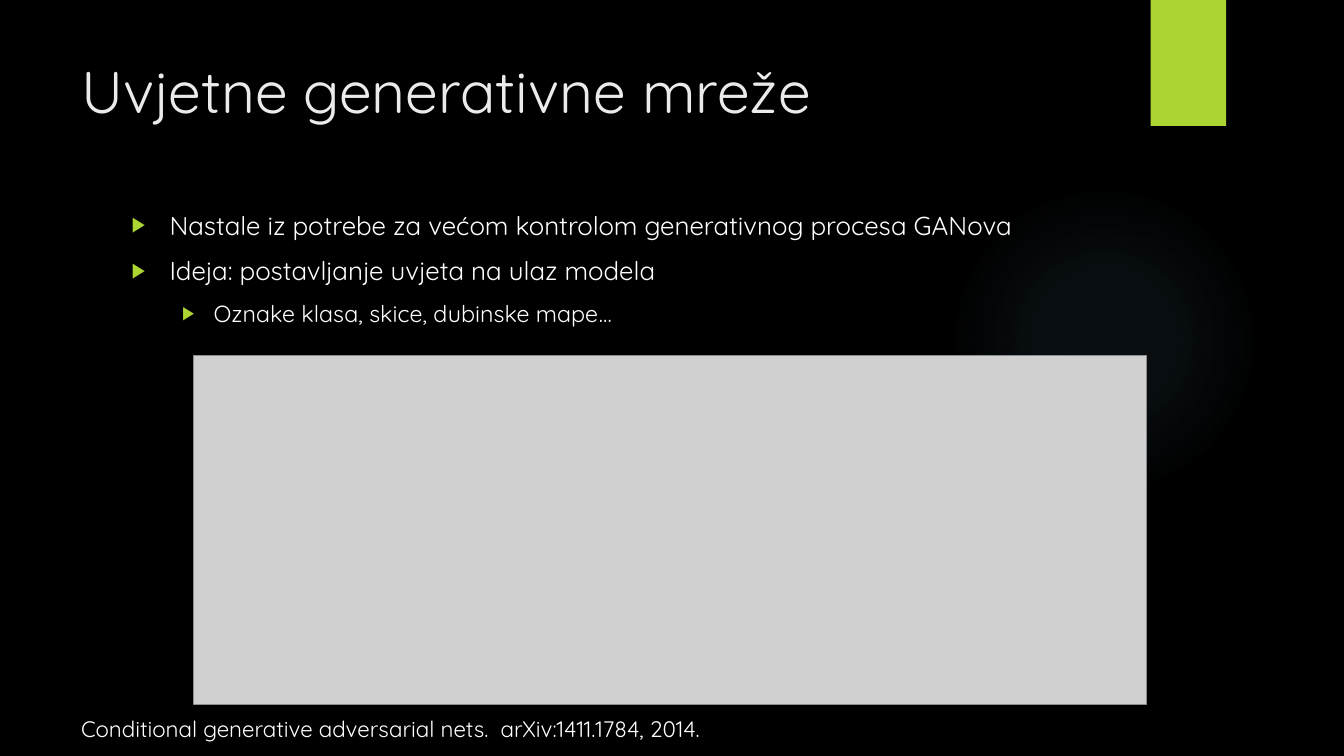
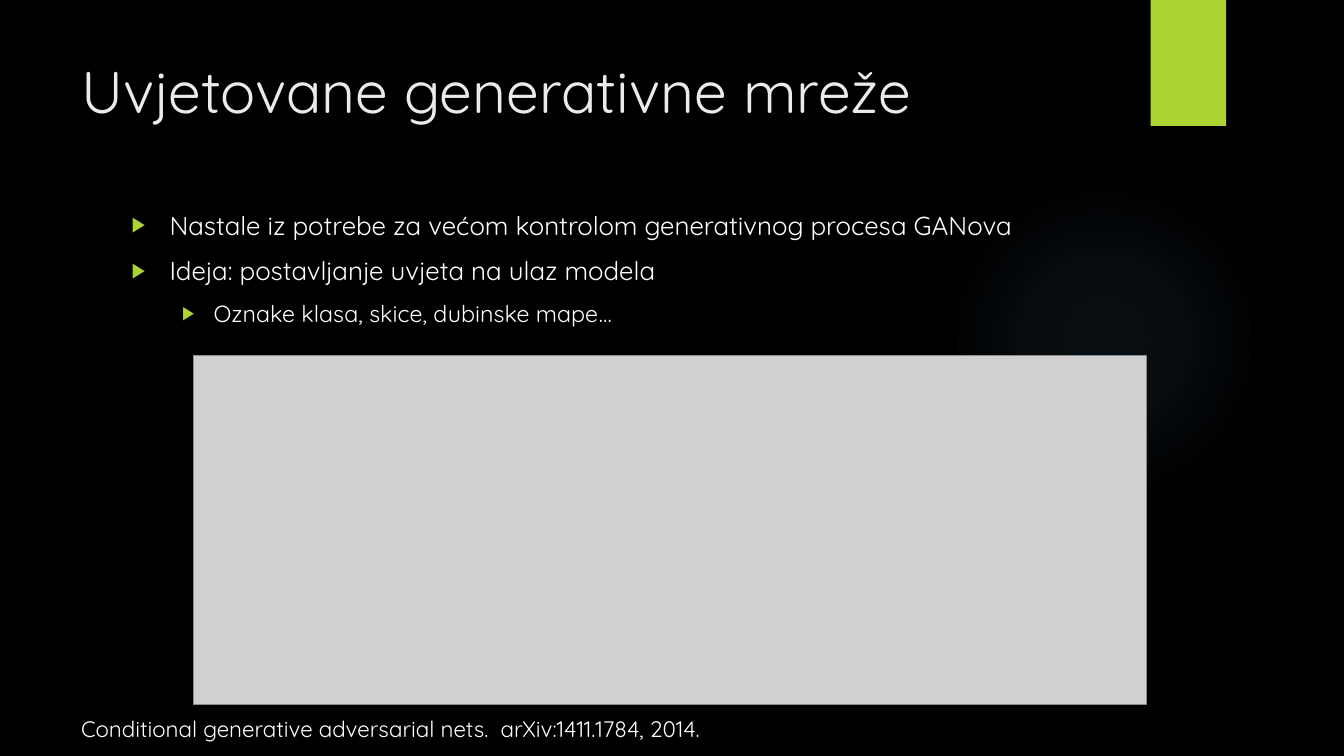
Before and after one commit to v-silverfin/fer-graduate-seminar, a slide deck: slide 9 of kvukic-seminar-presentation-2018.pptx. Drawn at 1344x756 pixels with LibreOffice and Linux fonts; fonts in the diff are those of the drawing; grey boxes stand for pictures; background and template pictures are left out. Boxes give left, top, right and bottom in pixels: in the first picture for what was removed or moved away, otherwise in the second. Text is boxed around its words. In the diff, an @@ line names an element or a change of style, - is before the commit and + after.

```diff
--- a/kvukic-seminar-presentation-2018.pptx
+++ b/kvukic-seminar-presentation-2018.pptx
@@ title at box(81, 72, 912, 125): text changed @@
-Uvjetne generativne mreže
+Uvjetovane generativne mreže
```
Also in this commit, not shown: 8 other slides changed.
